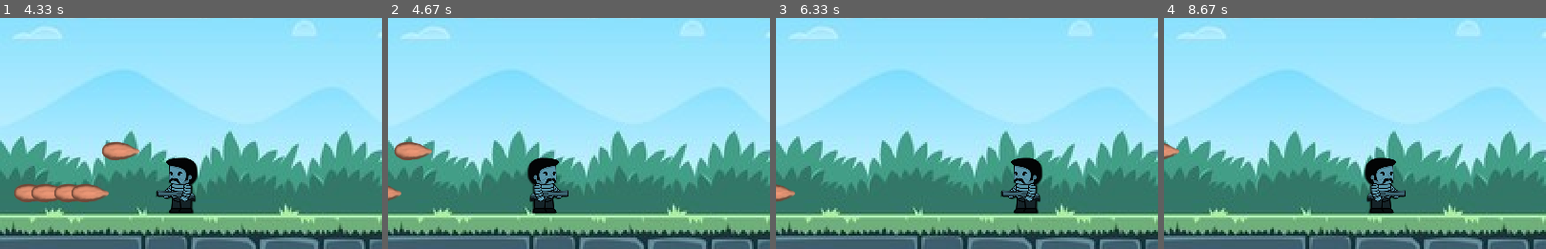
Above: before the commit, frames 1-4 (left to right).
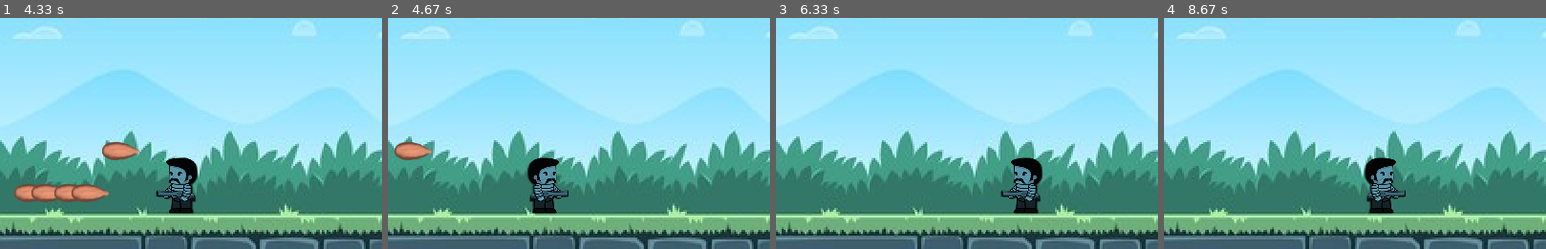
Above: after the commit, the same moments.

Repository: phbrandi/Py_game
Game: pygame game, started from jogov6.py
Two runs of this game, one before a commit and one after it. Both use one fixed random seed, a clock stepped at 60 frames per second and the inputs below.
Inputs:
- Up to frame 1 (4.33 s): tap Space at 0.33, 0.73, 1.03, 1.23, 1.57, 1.87, 2.07, 2.37, 2.63, 2.93, 3.07, 3.47, 3.77, 4.13 s; hold Right 0.67-1.13 s; hold D 0.67-1.13 s; hold Up 1.17-1.47 s; hold W 1.17-1.47 s; hold Right 1.5-1.97 s; hold D 1.5-1.97 s; hold Left 2-2.53 s; hold A 2-2.53 s; hold Left 2.57-2.97 s; hold A 2.57-2.97 s; hold Up 3-3.37 s; hold W 3-3.37 s; hold Right 3.4-4.03 s; hold D 3.4-4.03 s; hold Left from 4.07 s (still down); hold A from 4.07 s (still down)
- Up to frame 2 (4.67 s): tap Space at 4.43, 4.63 s; release Left at 4.53 s; release A at 4.53 s; hold Right from 4.57 s (still down); hold D from 4.57 s (still down)
- Up to frame 3 (6.33 s): tap Space at 4.93, 5.13, 5.47, 5.77, 5.97, 6.27 s; release Right at 5.03 s; release D at 5.03 s; hold Up 5.07-5.37 s; hold W 5.07-5.37 s; hold Right 5.4-5.87 s; hold D 5.4-5.87 s; hold Left from 5.9 s (still down); hold A from 5.9 s (still down)
- Up to frame 4 (8.67 s): release Left at 6.43 s; release A at 6.43 s; hold Left 6.47-6.87 s; hold A 6.47-6.87 s; tap Space at 6.53, 6.83, 6.97, 7.37, 7.67, 8.03, 8.33, 8.53 s; hold Up 6.9-7.27 s; hold W 6.9-7.27 s; hold Right 7.3-7.93 s; hold D 7.3-7.93 s; hold Left 7.97-8.43 s; hold A 7.97-8.43 s; hold Right from 8.47 s (still down); hold D from 8.47 s (still down)
The pictures show only the part of the screen within x 0-50%, y 28-78%; the shares and areas given below are measured in that part.

Frame 1 is identical in both runs. In frame 2, 0.1% of the frame differs, in the area x 0-4%, y 72-80%; in frame 3, 0.2%, in the area x 0-5%, y 71-80%; in frame 4, 0.2%.

Commit message:
tiro morre

Diff:
--- a/jogov6.py
+++ b/jogov6.py
@@ -166,7 +166,7 @@
 
     def update(self):
         self.rect.x += self.speedx
-        if self.rect.left > WIDTH or self.rect.right < 0:
+        if self.rect.x > WIDTH or self.rect.x < 0:
             self.kill()
 
 p1 = player1(p1_img)
